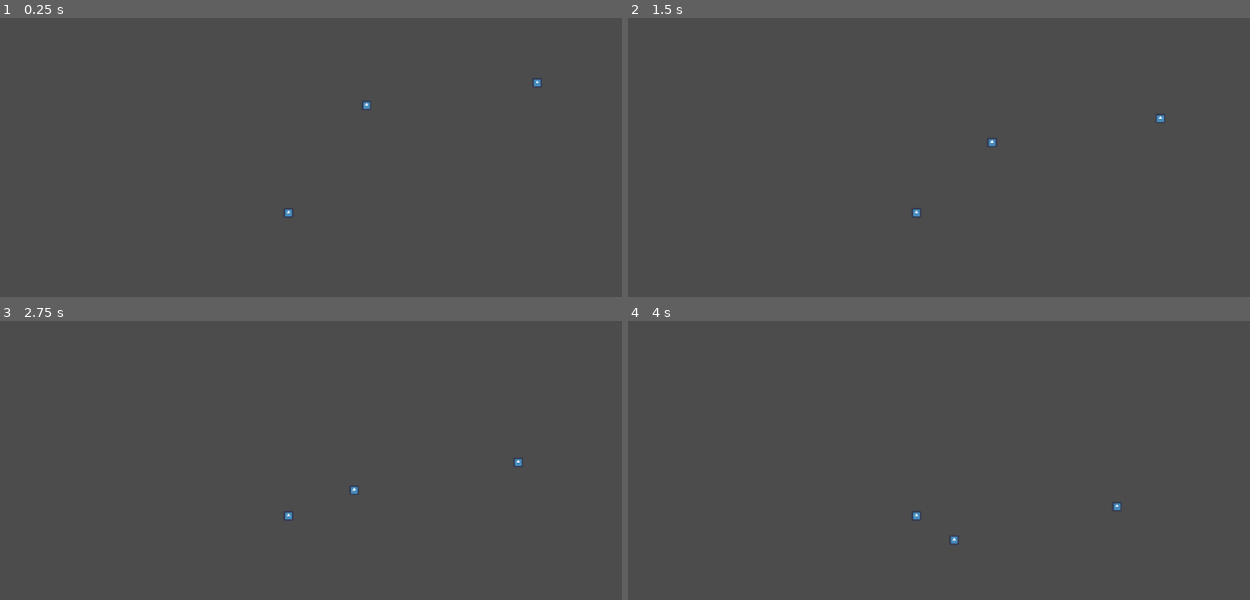
Above: before the commit, frames 1-4 (two rows, left to right).
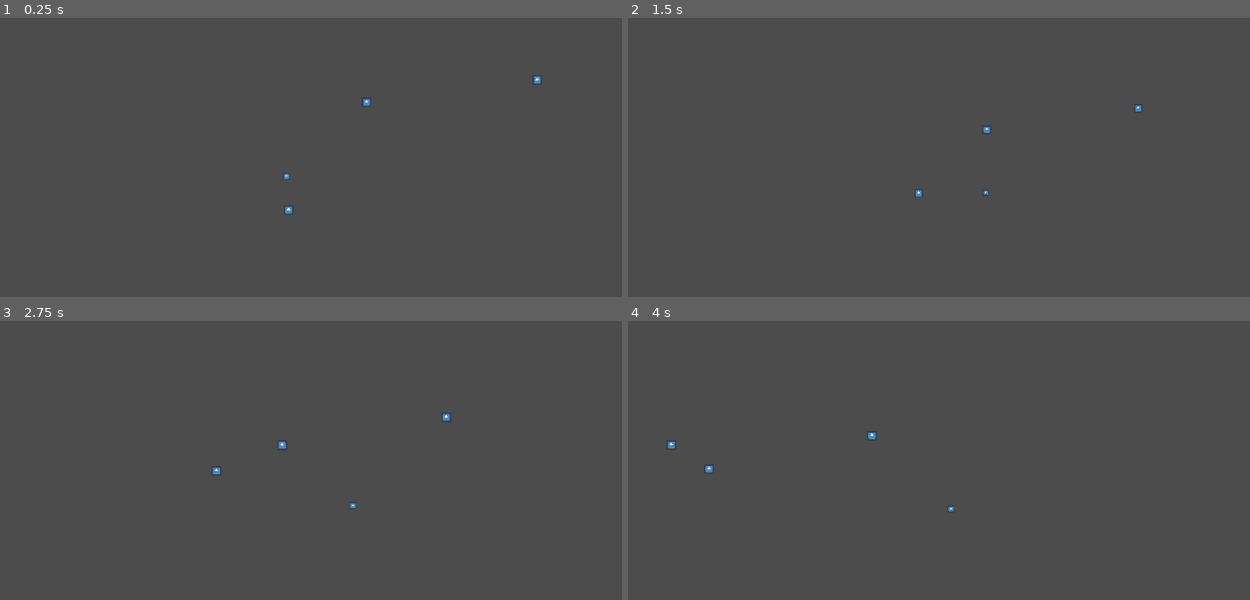
Above: after the commit, the same moments.

Repository: Pfeil/Moonshot
Game: Godot game, scene res://main.tscn
Same seed, same stepped clock (60 frames per second), same inputs: the game is played once before the commit and once after it. The engine's default icon, where the game draws it, is replaced by a stand-in: a white triangle on a blue panel in a dark square.
Inputs (mouse positions are in pixels of both pictures, inside the frame that each line leads up to):
- Up to frame 1 (0.25 s): no input
- Up to frame 2 (1.5 s): move the mouse to (1063, 193) at 0.52 s; hold D (Player_RIGHT, bound only after the commit) 0.53-1.28 s; hold Mouse wheel up (Zoom_IN, bound only after the commit) 0.53-1.28 s; tap Mouse wheel down (Zoom_OUT, bound only after the commit) at 0.8, 1.35 s; move the mouse to (783, 232) at 1.27 s; hold A (Player_LEFT, bound only after the commit) from 1.28 s (still down)
- Up to frame 3 (2.75 s): tap Mouse wheel up (Zoom_IN, bound only after the commit) at 1.55 s; move the mouse to (354, 429) at 2.02 s; release A (Player_LEFT, bound only after the commit) at 2.03 s; hold D (Player_RIGHT, bound only after the commit) from 2.03 s (still down); hold Mouse wheel up (Zoom_IN, bound only after the commit) from 2.03 s (still down); tap Mouse wheel down (Zoom_OUT, bound only after the commit) at 2.3 s
- Up to frame 4 (4 s): move the mouse to (883, 594) at 2.77 s; release Mouse wheel up (Zoom_IN, bound only after the commit) at 2.78 s; tap Mouse wheel down (Zoom_OUT, bound only after the commit) at 2.85, 3.8 s; tap Mouse wheel up (Zoom_IN, bound only after the commit) at 3.05 s; move the mouse to (1119, 574) at 3.52 s; release D (Player_RIGHT, bound only after the commit) at 3.53 s; hold A (Player_LEFT, bound only after the commit) from 3.53 s (still down); hold Mouse wheel up (Zoom_IN, bound only after the commit) from 3.53 s (still down)

The runs differ from the first frame. In frame 1, 0.1% of the frame differs, in the area x 45-87%, y 20-72%; in frame 2, 0.2%; in frame 3, 0.2%, in the area x 34-84%, y 33-72%; in frame 4, 0.2%.

Commit message:
Implement nicer playground.

Diff:
--- /dev/null
+++ b/Camera2D.gd
@@ -0,0 +1,17 @@
+extends Camera2D
+
+const step: float = 0.9;  # 0.1 = 10%
+
+func _input(event):
+	if event.is_action_pressed("Zoom_IN"):
+		self.zoom *= self.step
+		self.drag_margin_bottom *= self.step
+		self.drag_margin_top    *= self.step
+		self.drag_margin_left   *= self.step
+		self.drag_margin_right  *= self.step
+	elif event.is_action_pressed("Zoom_OUT"):
+		self.zoom /= self.step
+		self.drag_margin_bottom /= self.step
+		self.drag_margin_top    /= self.step
+		self.drag_margin_left   /= self.step
+		self.drag_margin_right  /= self.step
--- /dev/null
+++ b/Player.gd
@@ -0,0 +1,24 @@
+extends RigidBody2D
+
+
+var direction: Vector2 = Vector2.ZERO
+var speed = 5;
+
+
+func _ready():
+	pass # Replace with function body.
+
+
+
+func _process(delta):
+	self.apply_central_impulse(direction)
+
+func _input(event):
+	if event.is_action_pressed("Player_RIGHT"):
+		self.direction.x += self.speed
+	elif event.is_action_pressed("Player_LEFT"):
+		self.direction.x -= self.speed
+	elif event.is_action_released("Player_RIGHT"):
+		self.direction.x -= speed
+	elif event.is_action_released("Player_LEFT"):
+		self.direction.x += speed
--- /dev/null
+++ b/Player.tscn
@@ -0,0 +1,21 @@
+[gd_scene load_steps=5 format=2]
+
+[ext_resource path="res://icon.png" type="Texture" id=1]
+[ext_resource path="res://Player.gd" type="Script" id=2]
+
+[sub_resource type="PhysicsMaterial" id=1]
+bounce = 0.01
+
+[sub_resource type="RectangleShape2D" id=2]
+extents = Vector2( 5, 5 )
+
+[node name="Player" type="RigidBody2D"]
+physics_material_override = SubResource( 1 )
+script = ExtResource( 2 )
+
+[node name="Sprite" type="Sprite" parent="."]
+scale = Vector2( 0.167025, 0.167025 )
+texture = ExtResource( 1 )
+
+[node name="CollisionShape2D" type="CollisionShape2D" parent="."]
+shape = SubResource( 2 )
--- a/main.tscn
+++ b/main.tscn
@@ -1,21 +1,69 @@
-[gd_scene load_steps=3 format=2]
+[gd_scene load_steps=7 format=2]
 
 [ext_resource path="res://Planet.tscn" type="PackedScene" id=1]
 [ext_resource path="res://main.gd" type="Script" id=2]
+[ext_resource path="res://Player.tscn" type="PackedScene" id=3]
+[ext_resource path="res://Camera2D.gd" type="Script" id=4]
 
-[node name="Node2D" type="Node2D"]
+[sub_resource type="RectangleShape2D" id=1]
+extents = Vector2( 516.664, 12.8007 )
+
+[sub_resource type="RectangleShape2D" id=2]
+extents = Vector2( 17.1716, 303.751 )
+
+[node name="Mein Scene (test)" type="Node2D"]
 script = ExtResource( 2 )
 
 [node name="Planet" parent="." instance=ExtResource( 1 )]
 mass = 65535.0
 
-[node name="Camera2D" type="Camera2D" parent="Planet"]
-current = true
-
 [node name="Planet2" parent="." instance=ExtResource( 1 )]
 position = Vector2( 119.933, -175.244 )
-mass = 4367.56
+mass = 1129.66
 
 [node name="Planet3" parent="." instance=ExtResource( 1 )]
 position = Vector2( 381.91, -209.57 )
-mass = 10784.1
+mass = 3705.39
+
+[node name="Player" parent="." instance=ExtResource( 3 )]
+position = Vector2( -3.43656, -56.6966 )
+
+[node name="Camera2D" type="Camera2D" parent="Player"]
+position = Vector2( 3.43656, 56.6966 )
+current = true
+limit_smoothed = true
+drag_margin_h_enabled = true
+drag_margin_v_enabled = true
+editor_draw_limits = true
+editor_draw_drag_margin = true
+script = ExtResource( 4 )
+
+[node name="Borders" type="Node2D" parent="."]
+
+[node name="Border_UP" type="RigidBody2D" parent="Borders"]
+mode = 1
+
+[node name="CollisionShape2D" type="CollisionShape2D" parent="Borders/Border_UP"]
+position = Vector2( -1.68182, -303.564 )
+shape = SubResource( 1 )
+
+[node name="Border_DOWN" type="RigidBody2D" parent="Borders"]
+mode = 1
+
+[node name="CollisionShape2D" type="CollisionShape2D" parent="Borders/Border_DOWN"]
+position = Vector2( 0.840881, 303.564 )
+shape = SubResource( 1 )
+
+[node name="Border_LEFT" type="RigidBody2D" parent="Borders"]
+mode = 1
+
+[node name="CollisionShape2D" type="CollisionShape2D" parent="Borders/Border_LEFT"]
+position = Vector2( -515.469, -2.52274 )
+shape = SubResource( 2 )
+
+[node name="Border_RIGHT" type="RigidBody2D" parent="Borders"]
+mode = 1
+
+[node name="CollisionShape2D" type="CollisionShape2D" parent="Borders/Border_RIGHT"]
+position = Vector2( 517.992, -3.05176e-05 )
+shape = SubResource( 2 )
--- a/project.godot
+++ b/project.godot
@@ -19,6 +19,39 @@
 run/main_scene="res://main.tscn"
 config/icon="res://icon.png"
 
+[input]
+
+Player_UP={
+"deadzone": 0.5,
+"events": [ Object(InputEventKey,"resource_local_to_scene":false,"resource_name":"","device":0,"alt":false,"shift":false,"control":false,"meta":false,"command":false,"pressed":false,"scancode":87,"unicode":0,"echo":false,"script":null)
+ ]
+}
+Player_DOWN={
+"deadzone": 0.5,
+"events": [ Object(InputEventKey,"resource_local_to_scene":false,"resource_name":"","device":0,"alt":false,"shift":false,"control":false,"meta":false,"command":false,"pressed":false,"scancode":83,"unicode":0,"echo":false,"script":null)
+ ]
+}
+Player_RIGHT={
+"deadzone": 0.5,
+"events": [ Object(InputEventKey,"resource_local_to_scene":false,"resource_name":"","device":0,"alt":false,"shift":false,"control":false,"meta":false,"command":false,"pressed":false,"scancode":68,"unicode":0,"echo":false,"script":null)
+ ]
+}
+Player_LEFT={
+"deadzone": 0.5,
+"events": [ Object(InputEventKey,"resource_local_to_scene":false,"resource_name":"","device":0,"alt":false,"shift":false,"control":false,"meta":false,"command":false,"pressed":false,"scancode":65,"unicode":0,"echo":false,"script":null)
+ ]
+}
+Zoom_IN={
+"deadzone": 0.5,
+"events": [ Object(InputEventMouseButton,"resource_local_to_scene":false,"resource_name":"","device":0,"alt":false,"shift":false,"control":false,"meta":false,"command":false,"button_mask":0,"position":Vector2( 0, 0 ),"global_position":Vector2( 0, 0 ),"factor":1.0,"button_index":4,"pressed":false,"doubleclick":false,"script":null)
+ ]
+}
+Zoom_OUT={
+"deadzone": 0.5,
+"events": [ Object(InputEventMouseButton,"resource_local_to_scene":false,"resource_name":"","device":0,"alt":false,"shift":false,"control":false,"meta":false,"command":false,"button_mask":0,"position":Vector2( 0, 0 ),"global_position":Vector2( 0, 0 ),"factor":1.0,"button_index":5,"pressed":false,"doubleclick":false,"script":null)
+ ]
+}
+
 [physics]
 
 2d/default_gravity_vector=Vector2( 0, 0 )
Not shown: 2 places in Planet.tscn that only renumber resources
Not shown, changed: README.md
